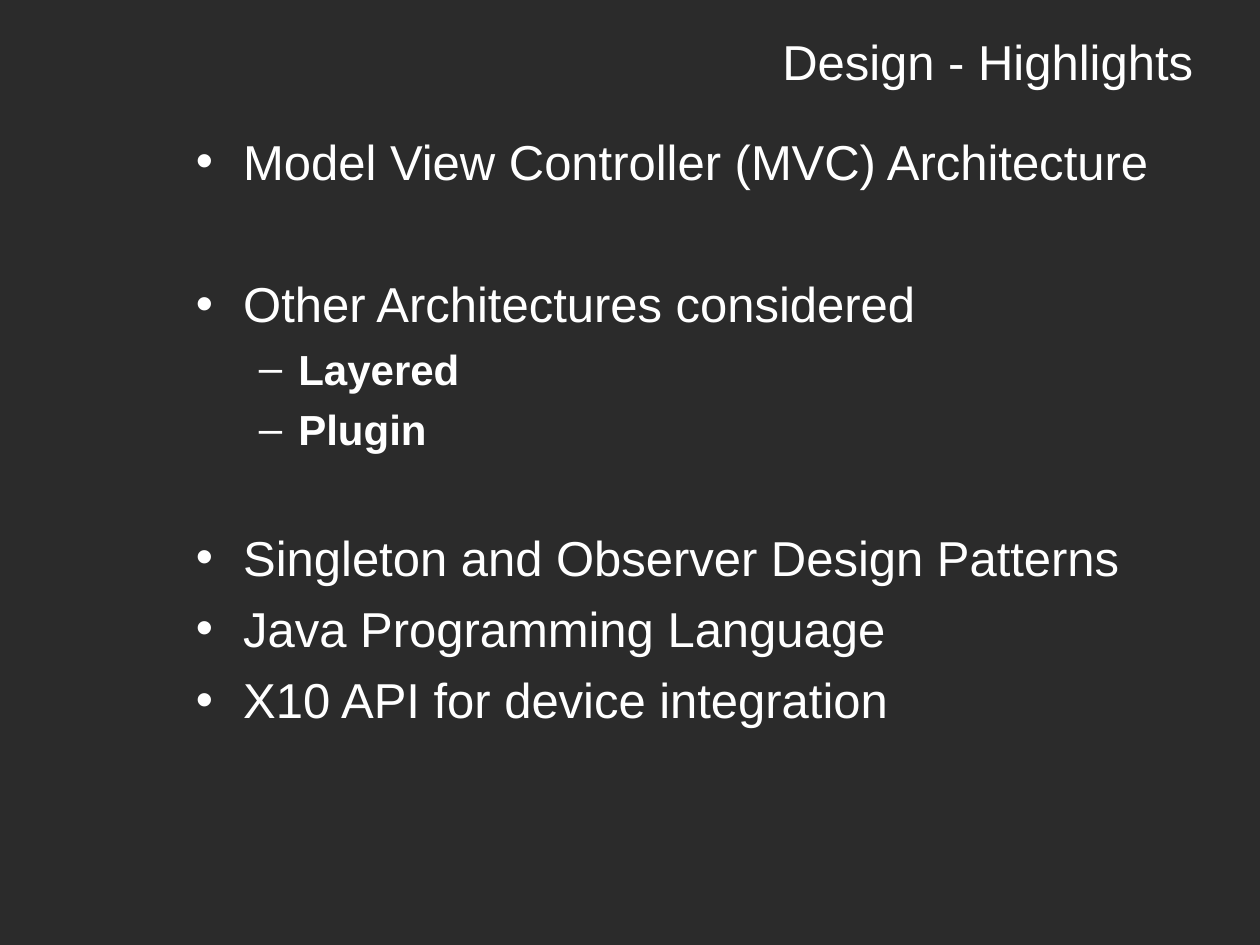
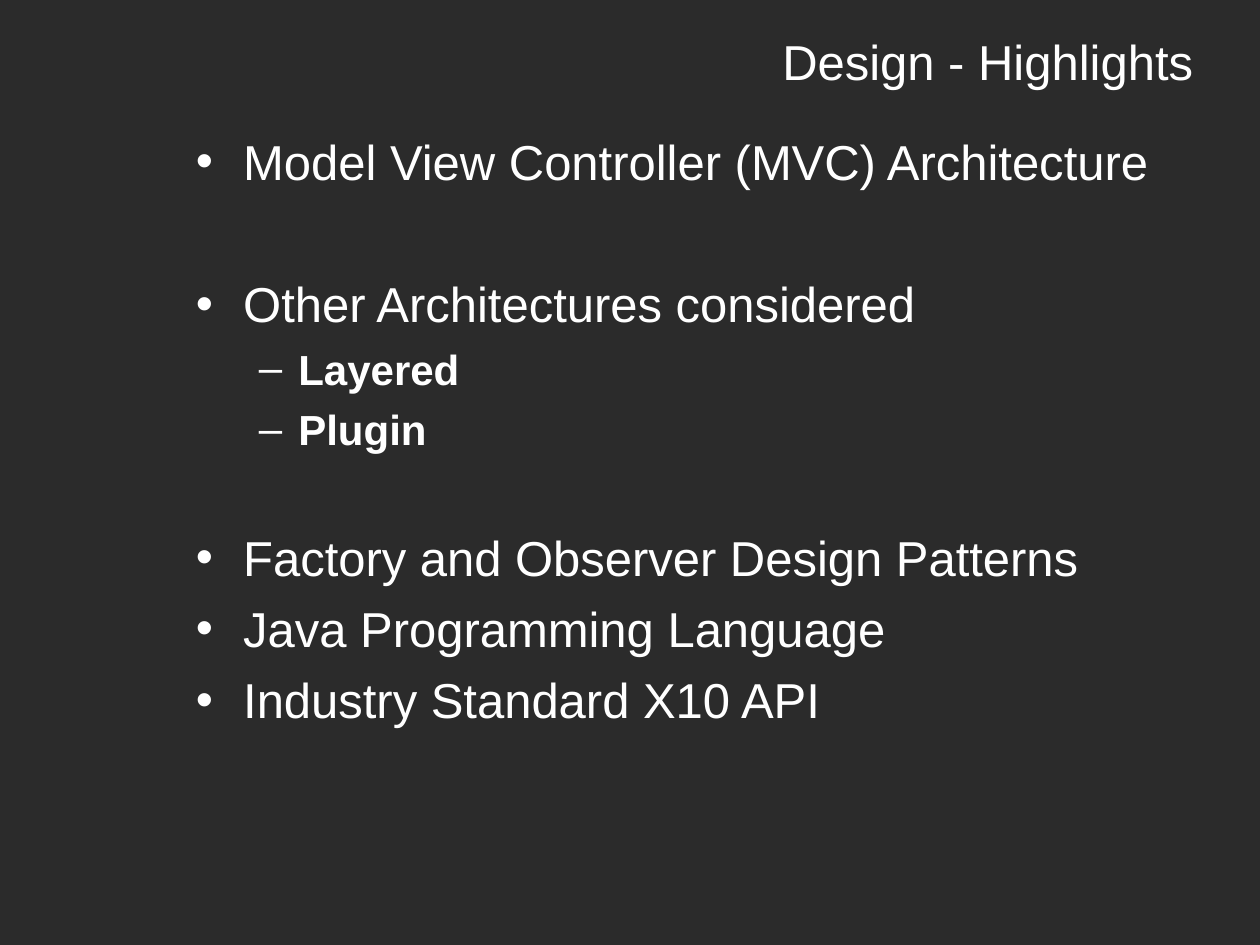
Before and after one commit to cchirag/easyx10, a slide deck: slide 12 of docs/HW/EasyX10 Project - CS673 - Fall 2008 v1.ppt (slide 13 before the commit). Drawn at 1260x945 pixels with LibreOffice and Linux fonts; fonts in the diff are those of the drawing; background and template pictures are left out; a plain dark background stands for a picture behind light text. Boxes give left, top, right and bottom in pixels: in the first picture for what was removed or moved away, otherwise in the second. Text is boxed around its words. In the diff, an @@ line names an element or a change of style, - is before the commit and + after.

```diff
--- a/docs/HW/EasyX10 Project - CS673 - Fall 2008 v1.ppt
+++ b/docs/HW/EasyX10 Project - CS673 - Fall 2008 v1.ppt
@@ text at (x1=243, y1=540, x2=1078, y2=586): text changed @@
-• Singleton and Observer Design Patterns
+• Factory and Observer Design Patterns
@@ text at (x1=243, y1=682, x2=820, y2=728): text changed @@
-• X10 API for device integration
+• Industry Standard X10 API
```
Also in this commit, not shown: 12 other slides changed, 4 slides added, 10 slides removed.
